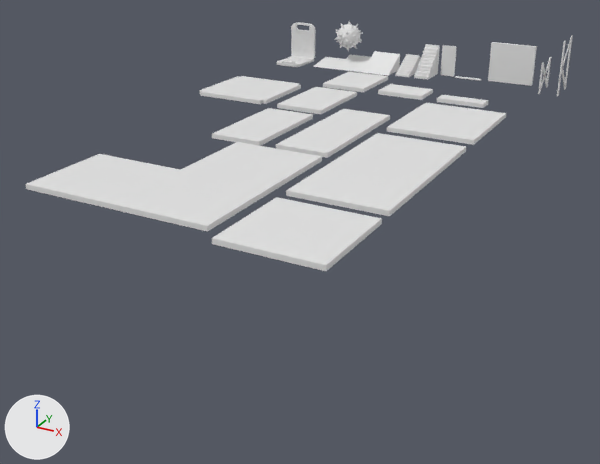
Renders of the glTF model gameplay/props/props Import/ScaleRefMeshlib.glb from each side of a commit.
Both versions are drawn from a 50 mm camera at (29.1, -59.8, 13.5) aimed at (7.6, -20.8, -6.1). The axes (+X, +Y, +Z) are drawn at lower left. The lights are the same throughout. The picture after the commit comes second.

In view in the first picture: '3mWallScaleRef', '3x1Plane', '3x4Plane', '3x5Plane', '3x6Plane', '3x8Plane', '5x10Plane', '5x5Corner', '5x5Plane', '5x6Plane', 'BasicLivingRoomScaleRef.001', 'Solid 237.002', 'StaircaseScaleRef' and 10 more.
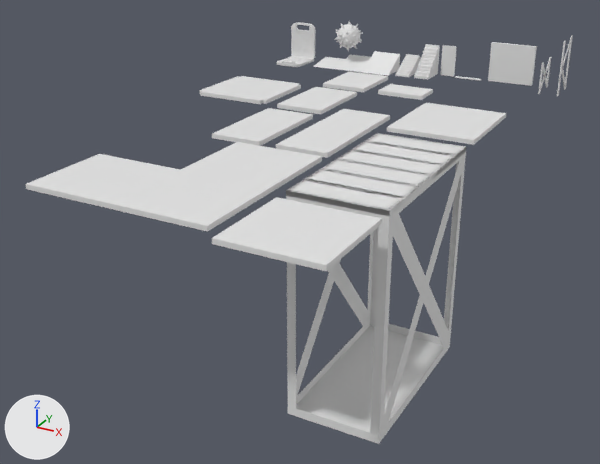
Changed parts and their boxes [x1, y1, x2, y2] in the pictures (600 x 464 px):
'5x10Plane.001', added: after [286, 133, 466, 444]
'3x1Plane', deleted: before [437, 95, 489, 108]

The change, as a diff of the scene's bpy script:
```diff
--- a/gameplay/props/props Import/ScaleRefMeshlib.glb.py
+++ b/gameplay/props/props Import/ScaleRefMeshlib.glb.py
@@ me_plane_007 @@
+me_plane_007.from_pydata(...)  # 110 vertices, 194 faces; spans x 0.0..5.0, y 0.0..10.0, z -12.0..0.0
@@ ob_3x1plane @@
-ob_3x1plane = bpy.data.objects.new('3x1Plane', me_plane_010)
-ob_3x1plane.location = (12.0, -11.0, 0.25)
@@ ob_5x10plane_001 @@
+ob_5x10plane_001 = bpy.data.objects.new('5x10Plane.001', me_plane_007)
+ob_5x10plane_001.location = (11.8, -29.62, 0.25)
```
